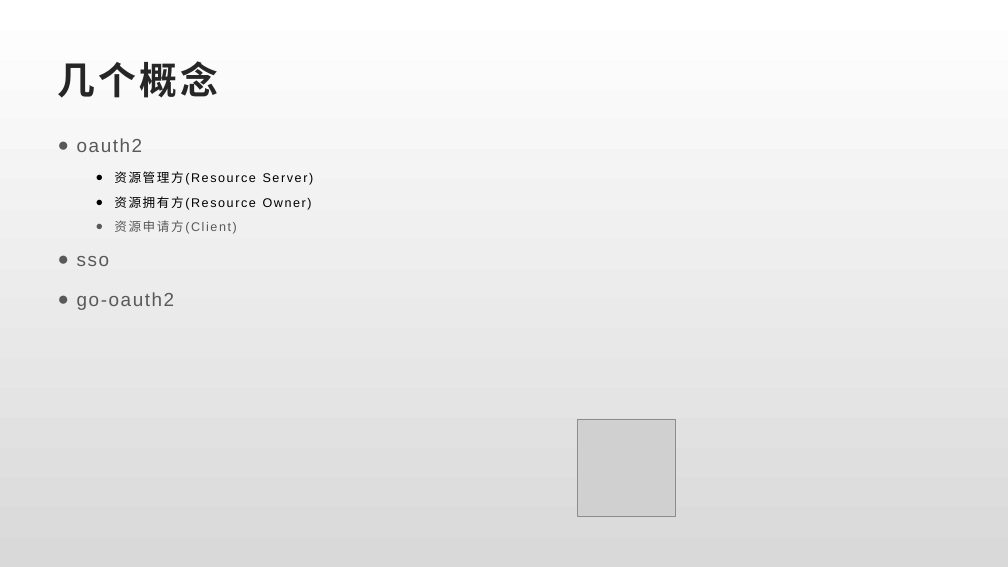
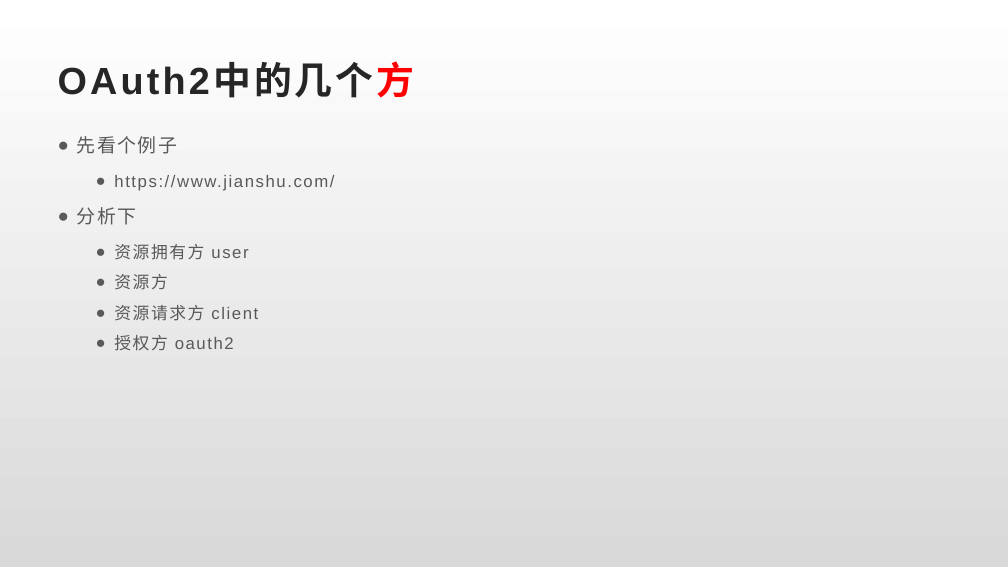
Before and after one commit to llaoj/my-share, a slide deck: slide 3 of gooauth/index.pptx (slide 2 before the commit). Drawn at 1008x567 pixels with LibreOffice and Linux fonts; fonts in the diff are those of the drawing; grey boxes stand for pictures. Boxes give left, top, right and bottom in pixels: in the first picture for what was removed or moved away, otherwise in the second. Text is boxed around its words. In the diff, an @@ line names an element or a change of style, - is before the commit and + after.

Commit message:
ppt

```diff
--- a/gooauth/index.pptx
+++ b/gooauth/index.pptx
@@ title at bbox=[58, 64, 415, 98]: text changed @@
-几个概念
+OAuth2中的几个方
@@ text at bbox=[77, 136, 334, 351]: text changed; size 12 to 16 pt; text colour #000000 to #595959 @@
-● oauth2
-  ● 资源管理方(Resource Server)
-  ● 资源拥有方(Resource Owner)
-  ● 资源申请方(Client)
-● sso
-● go-oauth2
+● 先看个例子
+  ● https://www.jianshu.com/
+● 分析下
+  ● 资源拥有方 user
+  ● 资源方
+  ● 资源请求方 client
+  ● 授权方 oauth2
@@ picture removed at bbox=[578, 420, 675, 516] @@
```
Also in this commit, not shown: 1 other slide changed, 8 slides added, 2 slides removed.
